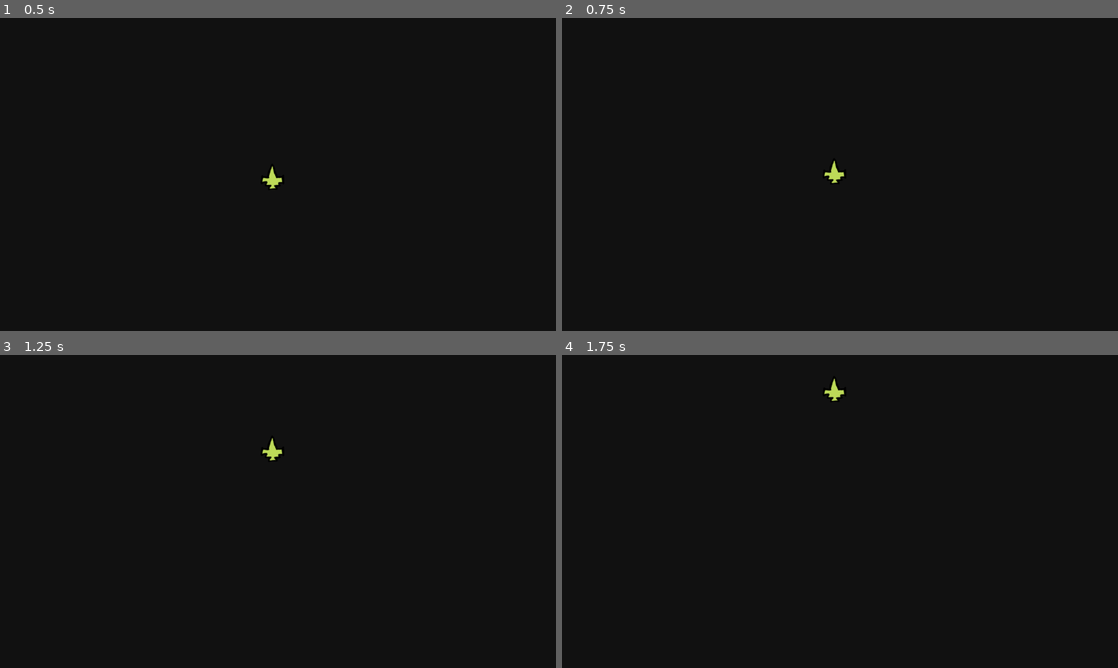
Above: before the commit, frames 1-4 (two rows, left to right).
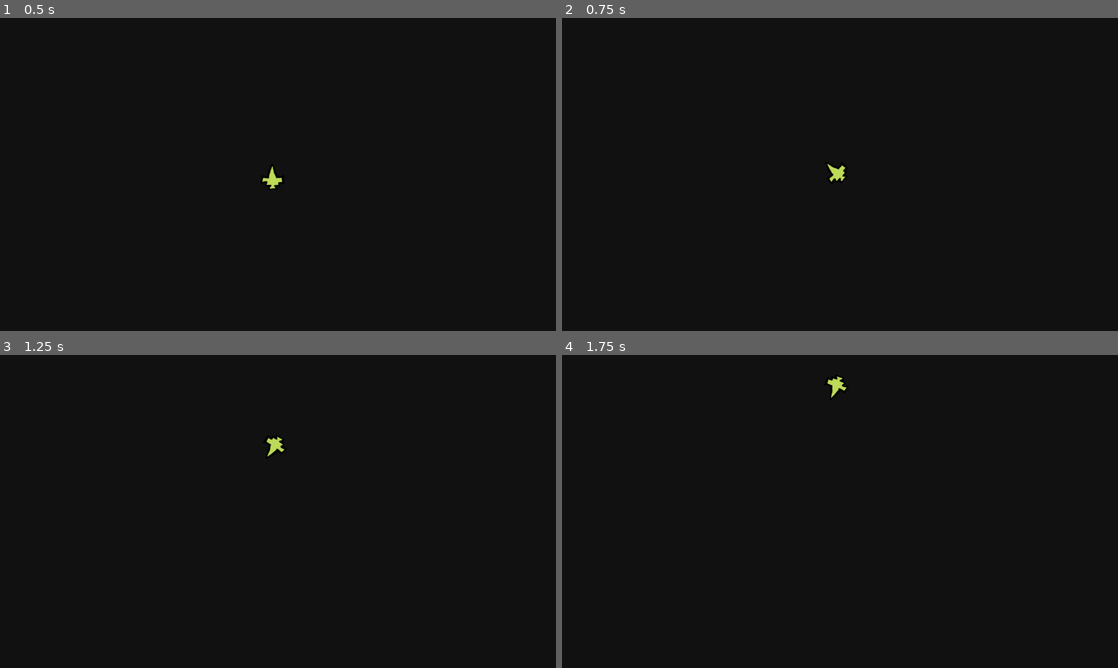
Above: after the commit, the same moments.

Repository: jeanmarc/godot-asteroids
Game: Godot game, scene res://scenes/galaxy.tscn
The game is run twice, just before and just after one commit, with the same random seed, the same clock (stepped at 60 frames per second) and the same inputs.
Inputs:
- Up to frame 1 (0.5 s): no input
- Up to frame 2 (0.75 s): tap Enter at 0.5 s; hold W (forward) from 0.53 s (still down); hold A (rotate_ccw) from 0.53 s (still down)
- Up to frame 3 (1.25 s): keep holding W (forward); keep holding A (rotate_ccw); tap D (rotate_cw) at 0.8 s
- Up to frame 4 (1.75 s): release W (forward) at 1.28 s; release A (rotate_ccw) at 1.28 s; hold S (back) from 1.28 s (still down); tap D (rotate_cw) at 1.35 s; tap A (rotate_ccw) at 1.55 s

Frame 1 is identical in both runs. In frame 2, 0.1% of the frame differs, in the area x 47-51%, y 45-53%; in frame 3, 0.1%; in frame 4, 0.1%, in the area x 47-52%, y 6-15%.

Commit message:
Rotate ship

Diff:
--- a/Game/scripts/player.gd
+++ b/Game/scripts/player.gd
@@ -1,12 +1,22 @@
 extends CharacterBody2D
 
 @export var acceleration := 10.0
-@export var maxSpeed := 400
+@export var max_speed := 400.0
+@export var rotation_speed := 4.0
 
 func _physics_process(delta):
 	var input_vector := Vector2(0, Input.get_axis("forward", "back"))
 	velocity += input_vector * acceleration
-	velocity = velocity.limit_length(maxSpeed)
+	velocity = velocity.limit_length(max_speed)
+
+	if Input.is_action_pressed("rotate_cw"):
+		rotate(delta * rotation_speed)
+
+	if Input.is_action_pressed("rotate_ccw"):
+		rotate(-1.0 * delta * rotation_speed)
+
+	if input_vector.y == 0:
+		velocity = velocity.move_toward(Vector2.ZERO, 2)
 
 	move_and_slide()
 
